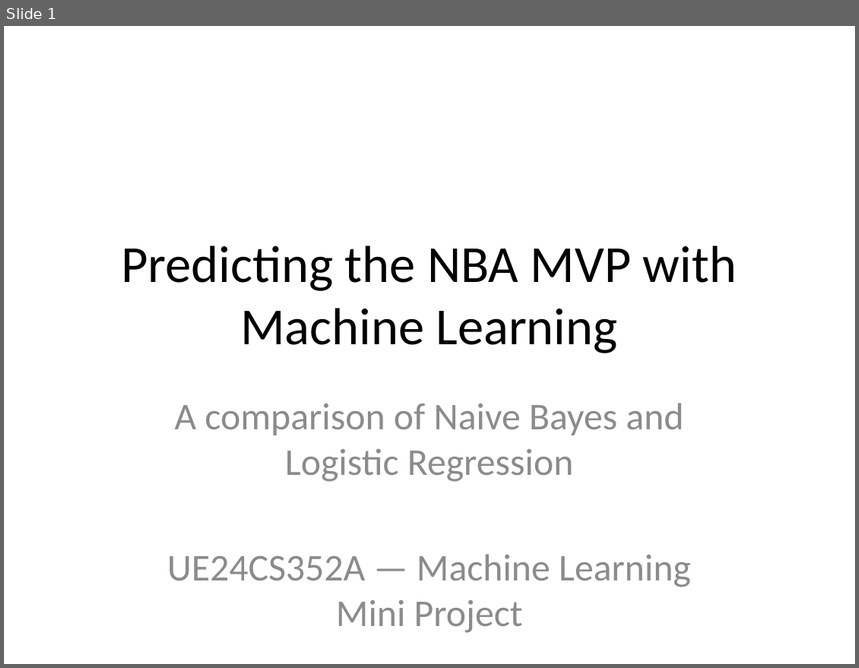
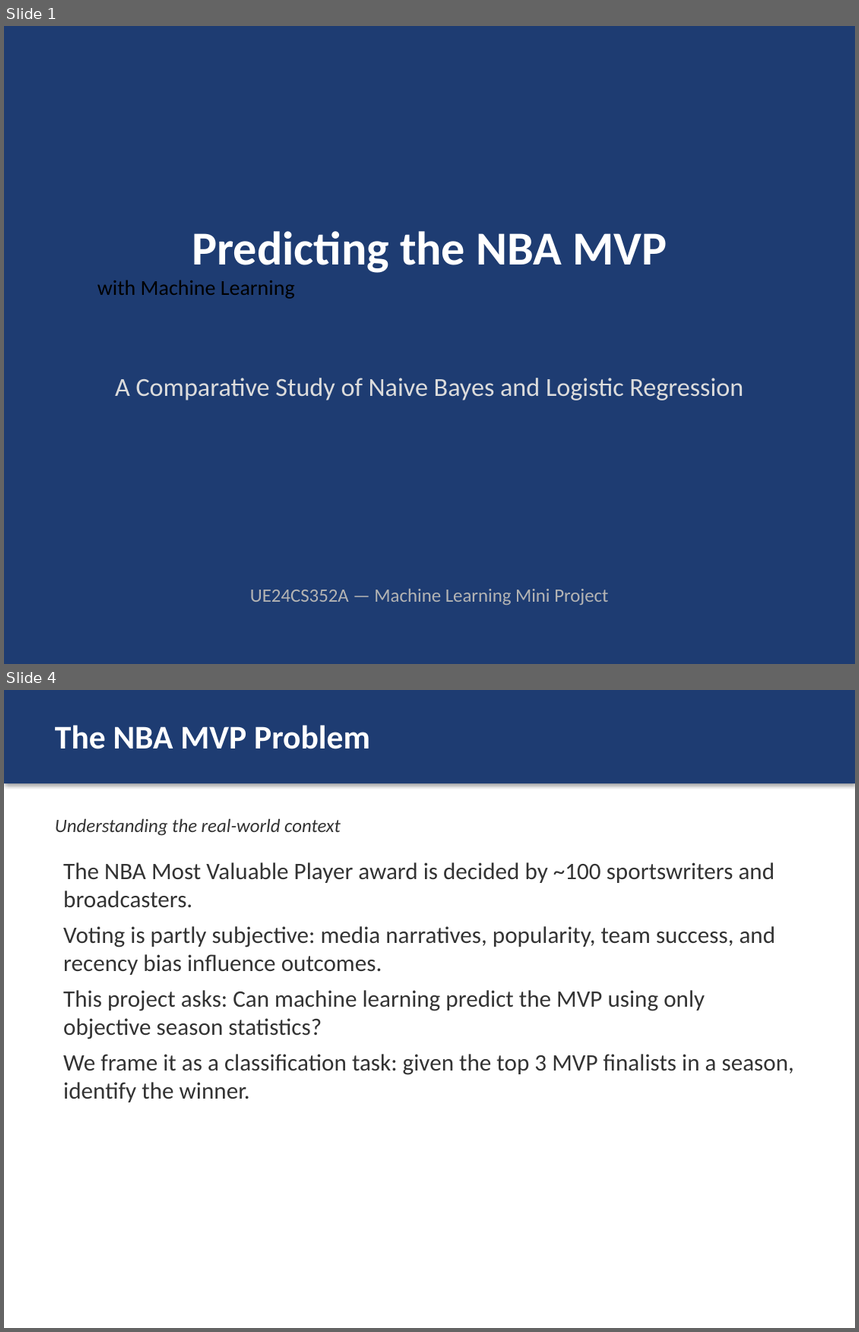
Before and after one commit to Nami-181/nba-mvp-ml, a slide deck: reports/presentation/NBA_MVP_Prediction.pptx. Shown one above the other, each under a label of ours: slide 1 before the commit, slides 1 and 4 after it; the slides between them are not shown. The pictures are 859x668 and 859x1332 pixels, drawn with LibreOffice and Linux fonts; fonts in the diff are those of the drawing. Boxes give left, top, right and bottom in pixels: in the first picture for what was removed or moved away, otherwise in the second. Text is boxed around its words. In the diff, an @@ line names an element or a change of style, - is before the commit and + after.

```diff
--- a/reports/presentation/NBA_MVP_Prediction.pptx
+++ b/reports/presentation/NBA_MVP_Prediction.pptx
@@ slide 4 added at (4,690,855,1328), background #FFFFFF @@
@@ rectangle added at (4,690,855,783), fill #1E3C72 @@
@@ text added at (55,725,370,749), 28 pt, text #FFFFFF, bold @@
+The NBA MVP Problem
@@ text added at (55,818,341,836), 16 pt, text #333333, italic @@
+Understanding the real-world context
@@ text added at (63,863,794,1103), 20 pt, text #333333 @@
+The NBA Most Valuable Player award is decided by ~100 sportswriters and broadcasters.
+Voting is partly subjective: media narratives, popularity, team success, and recency bias influence outcomes.
+This project asks: Can machine learning predict the MVP using only objective season statistics?
+We frame it as a classification task: given the top 3 MVP finalists in a season, identify the winner.
@@ slide 1 changed as well @@
@@ background #FFFFFF to #1E3C72 @@
@@ text "Predicting the NBA MVP" at (97,231,667,299): vertical alignment middle to top @@
@@ text at (97,231,667,299): text changed; size 44 to 40 pt; text colour #000000 to #FFFFFF; bold on @@
-Predicting the NBA MVP with Machine Learning
+Predicting the NBA MVP
+with Machine Learning
@@ text at (115,378,743,401): text changed; size 32 to 22 pt; text colour #8C8C8C to #DCDCDC @@
-A comparison of Naive Bayes and Logistic Regression
-UE24CS352A — Machine Learning Mini Project
+A Comparative Study of Naive Bayes and Logistic Regression
@@ text added at (250,589,608,605), 16 pt, text #B4B4B4 @@
+UE24CS352A — Machine Learning Mini Project
```
Also in this commit, not shown: 6 other slides changed, 20 other slides added, 6 slides removed, 8 other files.
